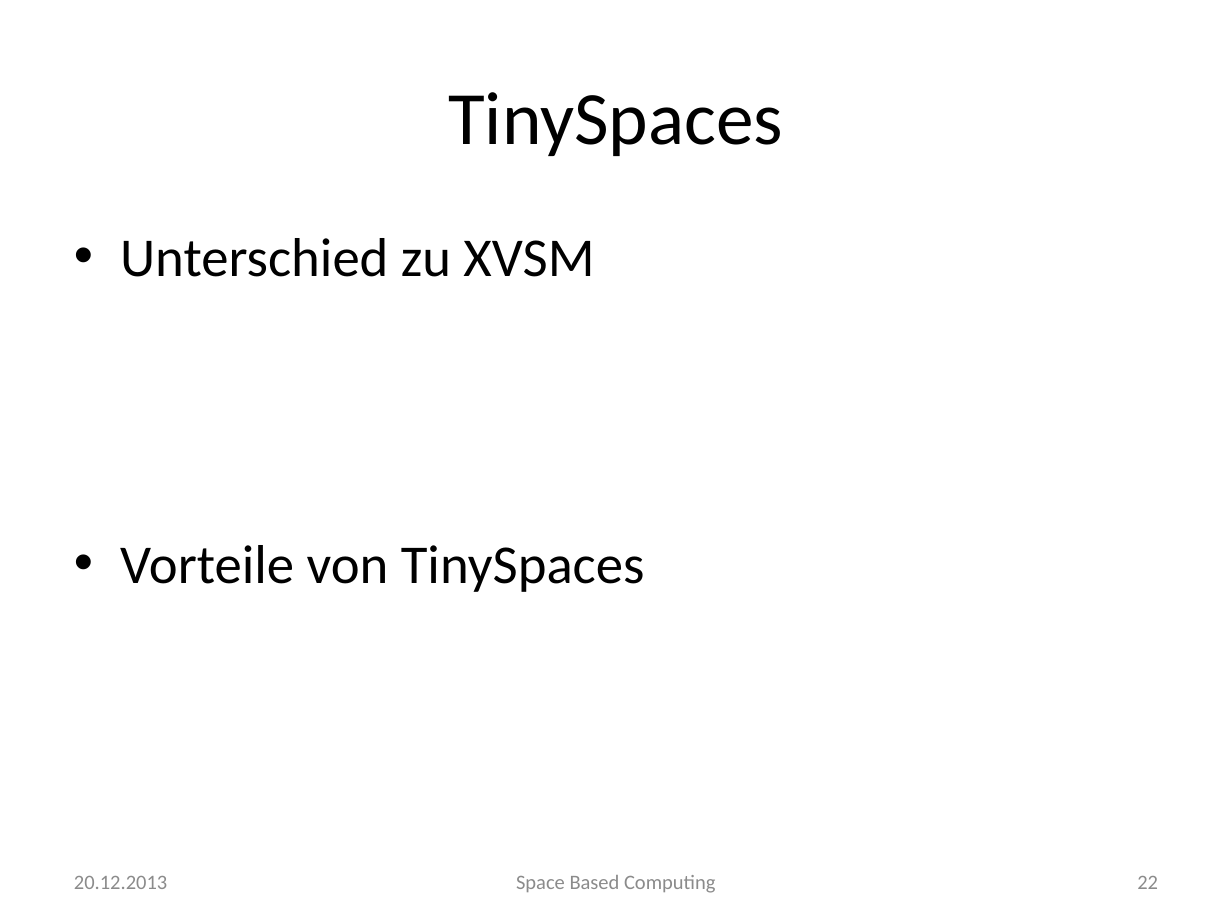
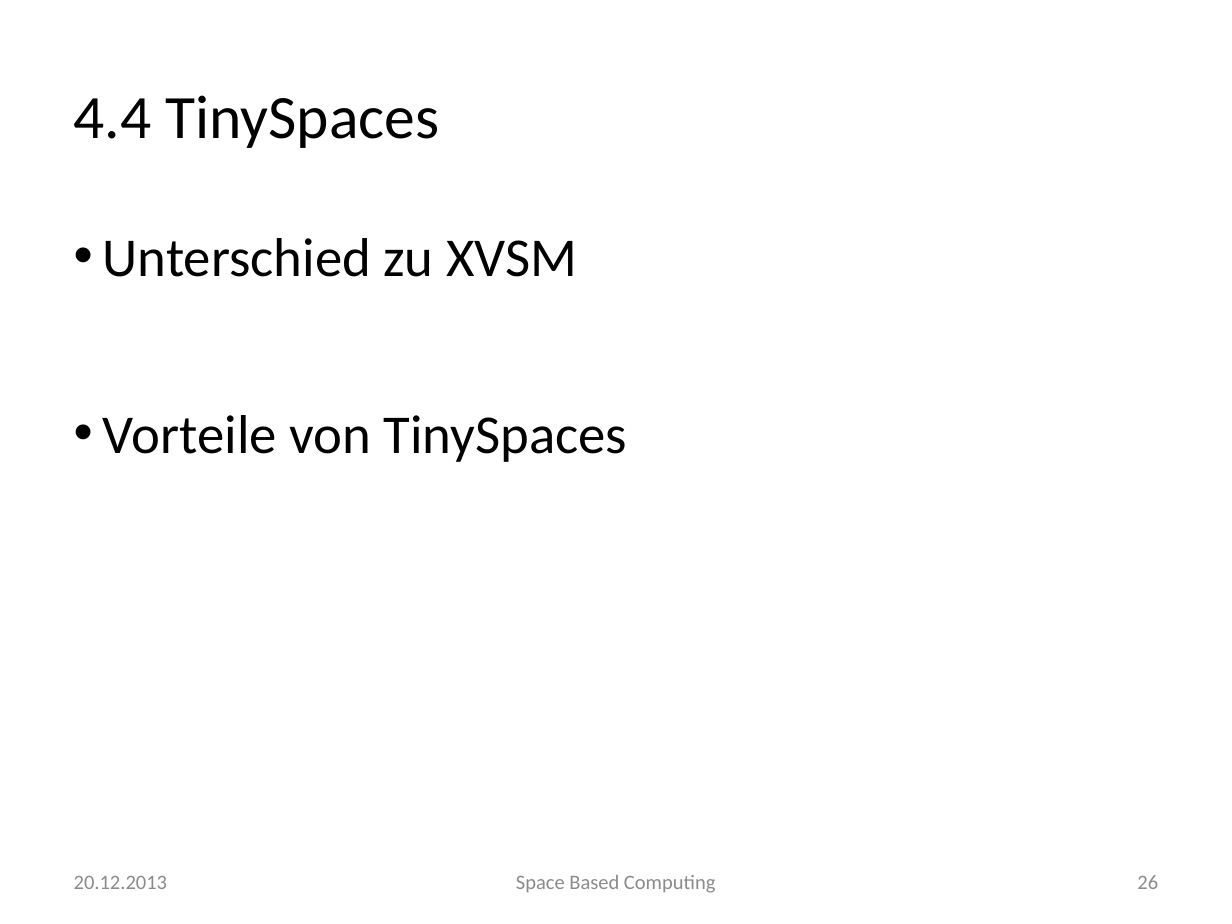
Before and after one commit to traxl/sbcAusarbeitung, a slide deck: slide 26 of Space Based Computing.pptx (slide 22 before the commit). Drawn at 1232x924 pixels with LibreOffice and Linux fonts; fonts in the diff are those of the drawing; background and template pictures are left out. Boxes give left, top, right and bottom in pixels: in the first picture for what was removed or moved away, otherwise in the second. Text is boxed around its words. In the diff, an @@ line names an element or a change of style, - is before the commit and + after.

```diff
--- a/Space Based Computing.pptx
+++ b/Space Based Computing.pptx
@@ text at (74,95,440,148): text changed; size 44 to 36 pt @@
-TinySpaces
+4.4 TinySpaces
@@ text "Unterschied zu XVSM" at (103,238,627,462): indent changed; less space between paragraphs @@
@@ page number at (1137,875,1158,889): text changed; text colour #8C8C8C to #8B8B8B @@
-22
+26
```
Also in this commit, not shown: 20 other slides changed, 8 slides added, 2 slides removed, 3 other files.
